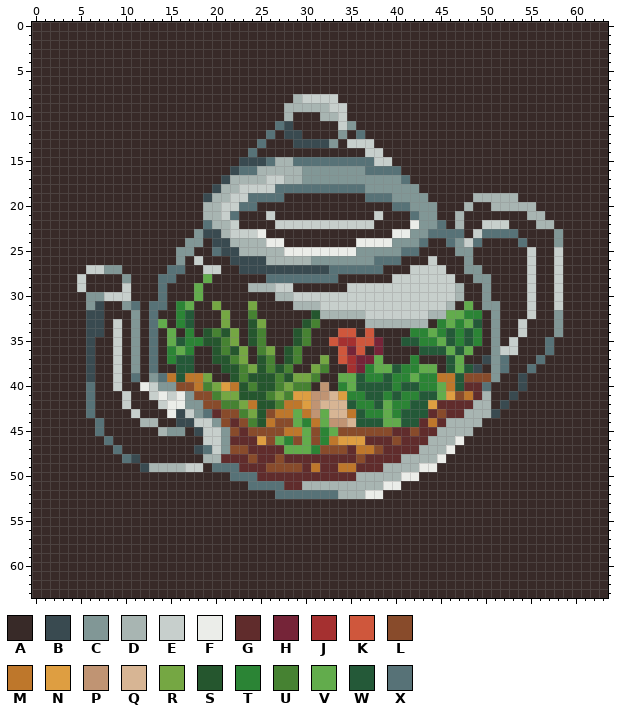
Edited in one commit: pixel-art sprite (img/20210114-pixeldailies.png). Above: the version before the commit.
The file is 64x64 pixels.
Palette (. is transparent): A #382a28  B #394a50  C #819796  D #a8b5b2  E #c7cfcc  F #ebede9  G #602c2c  H #752438  J #a53030  K #cf573c  L #884b2b  M #be772b  N #de9e41  P #c09473  Q #d7b594  R #75a743  S #25562e  T #2b8435  U #468232  V #62ac4c  W #245938  X #577277
Pixels before (only the part around the change), first column x 24:
 5 AAAAAAAAAAAAAAAAAAAAAAAA
 6 AAAAAAAAAAAAAAAAAAAAAAAA
 7 AAAAAAAAAAAAAAAAAAAAAAAA
 8 AAAAADEEEEAAAAAAAAAAAAAA
 9 AAAADDDDDEEAAAAAAAAAAAAA
10 AAAADAAADDEAAAAAAAAAAAAA
11 AAAXBAAAAAECAAAAAAAAAAAA
12 AAXABBAAAACAXAAAAAAAAAAA
13 AXAAABBBBCAEEEAAAAAAAAAA
14 XAAAAAAAAAAAAEEAAAAAAAAA
15 BBXDDXXXXXXXXXEEAAAAAAAA
16 XDDDDDCCCCCCCXXXXAAAAAAA
17 DDEEDDCCCCCCCCCCCXAAAAAA
18 EEEXXXXXXXXXXCCCCCCAAAAA
19 XXXXAAAAAAAAAXXXCCCCAAAA
20 XAAAAAAAAAAAAAAAXXCCCAAA
21 AAEAAAAAAAAAAAEAAAXCCAAD
22 AAAEEEEEEEEEEEAAAAFCCXAD
23 EFAAAAAAAAAAAAAAFFCCXXXX
24 DDFFAAAAAAAAFFFFCCCXAAXC
25 DDDDFFFFFFFFCCCCCXXAAAAC
26 BBDDDDDCCCCCCCXXXAAAEAAA
The result:
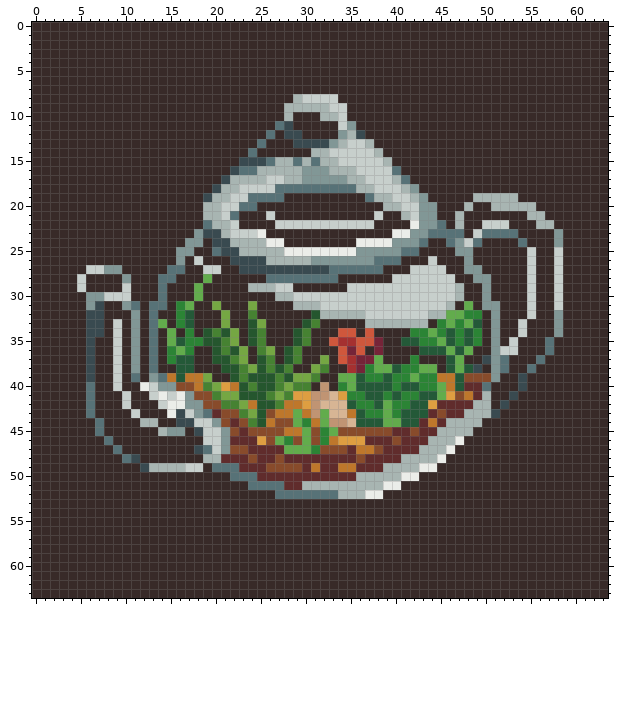
Commit message: Edit piece from January 14 2021
Edits made:
Changed rows in their new state; - is an unchanged pixel.
first column x 30:
12 -----DB------
13 ----D--D-----
14 -DDEEEE-D----
15 D-DDEEEE-D---
16 ---DDDEEEE---
17 -----DDEEED--
18 ------DDEEED-
19 --------DDEED
20 ---------DDEE
21 -----------DE
Where, in picture pixels (left, top, right, bottom), the same in both pictures:
changed: (302, 130, 419, 220)
